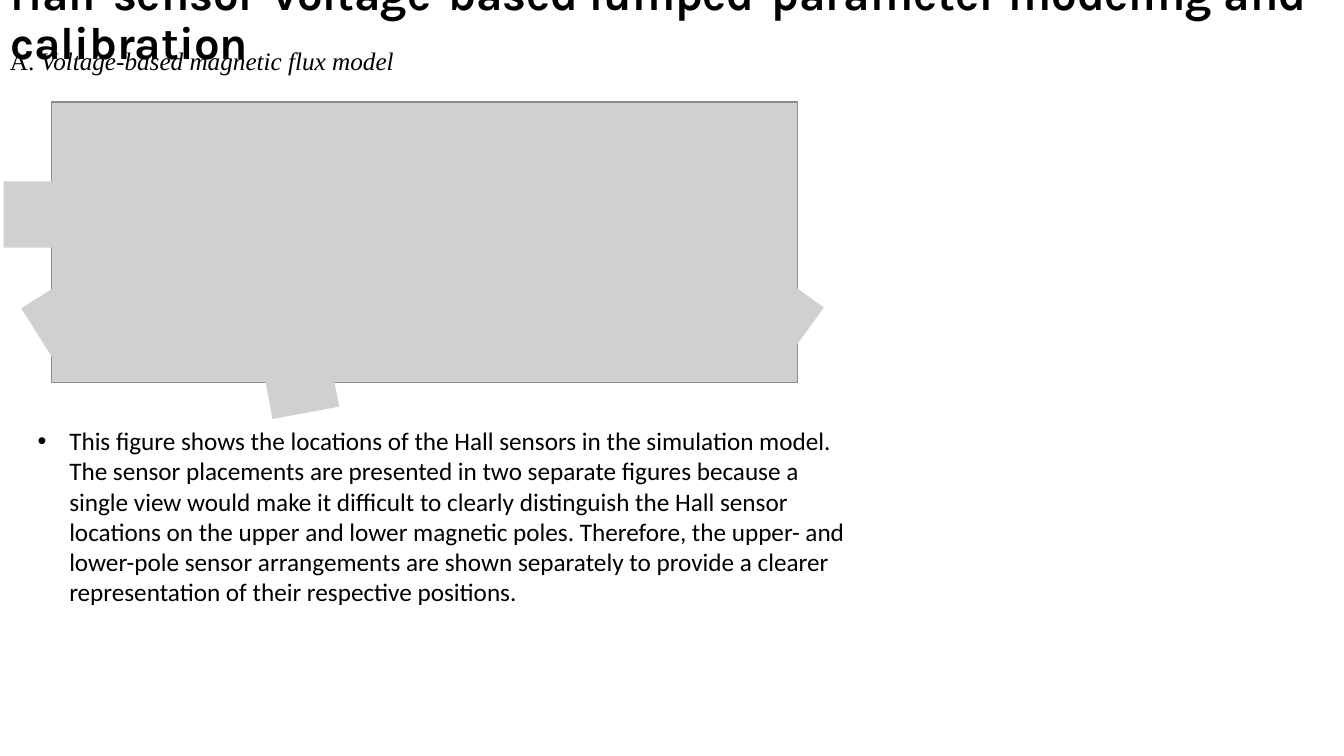
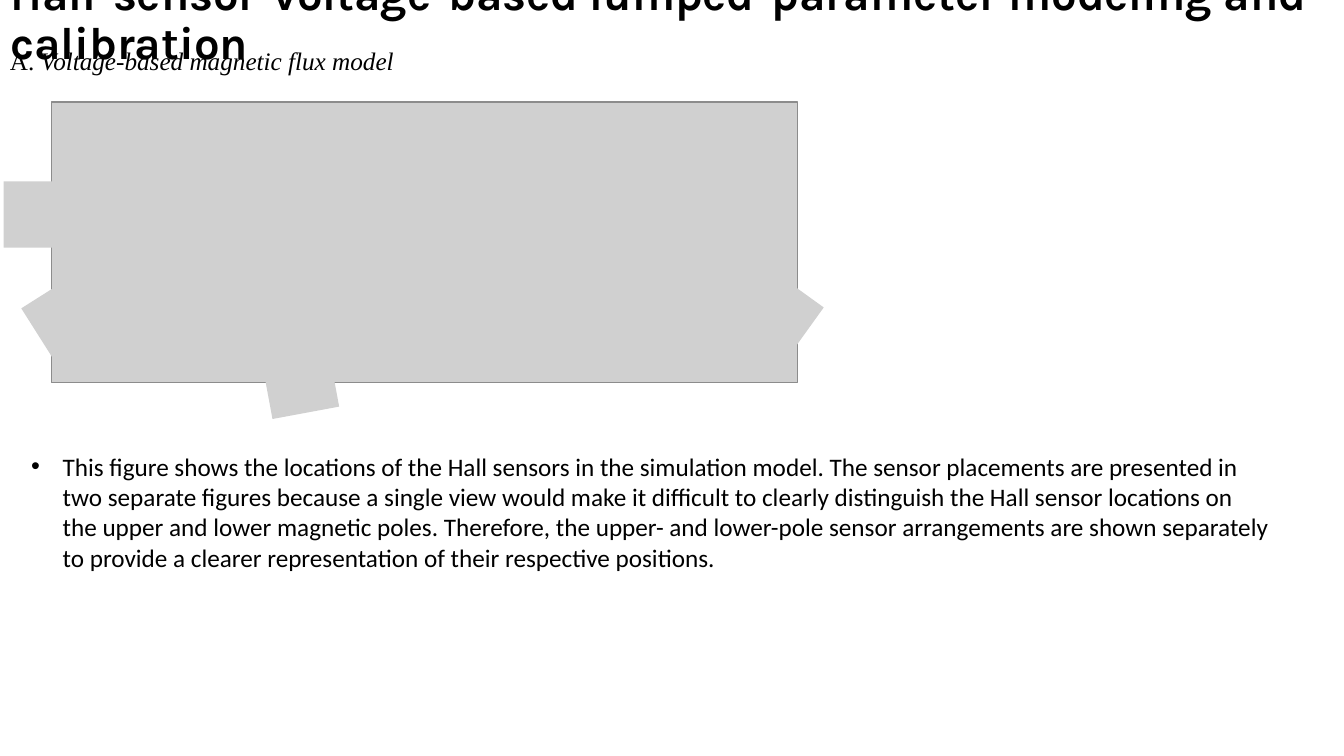
Before and after one commit to sss0933777958-afk/FEM_sim, a slide deck: slide 14 of magnetic_sim/ANSYS/main/figures/Paper_fig_V3.pptx (slide 15 before the commit). Drawn at 1344x756 pixels with LibreOffice and Linux fonts; fonts in the diff are those of the drawing; grey boxes stand for pictures. Boxes give left, top, right and bottom in pixels: in the first picture for what was removed or moved away, otherwise in the second. Text is boxed around its words. In the diff, an @@ line names an element or a change of style, - is before the commit and + after.

```diff
--- a/magnetic_sim/ANSYS/main/figures/Paper_fig_V3.pptx
+++ b/magnetic_sim/ANSYS/main/figures/Paper_fig_V3.pptx
@@ text "This figure shows the locations ..." rewrapped from [69,432,844,605] to [63,458,1268,571] @@
```
Also in this commit, not shown: 2 other slides changed, 1 slide removed, 7 other files.
